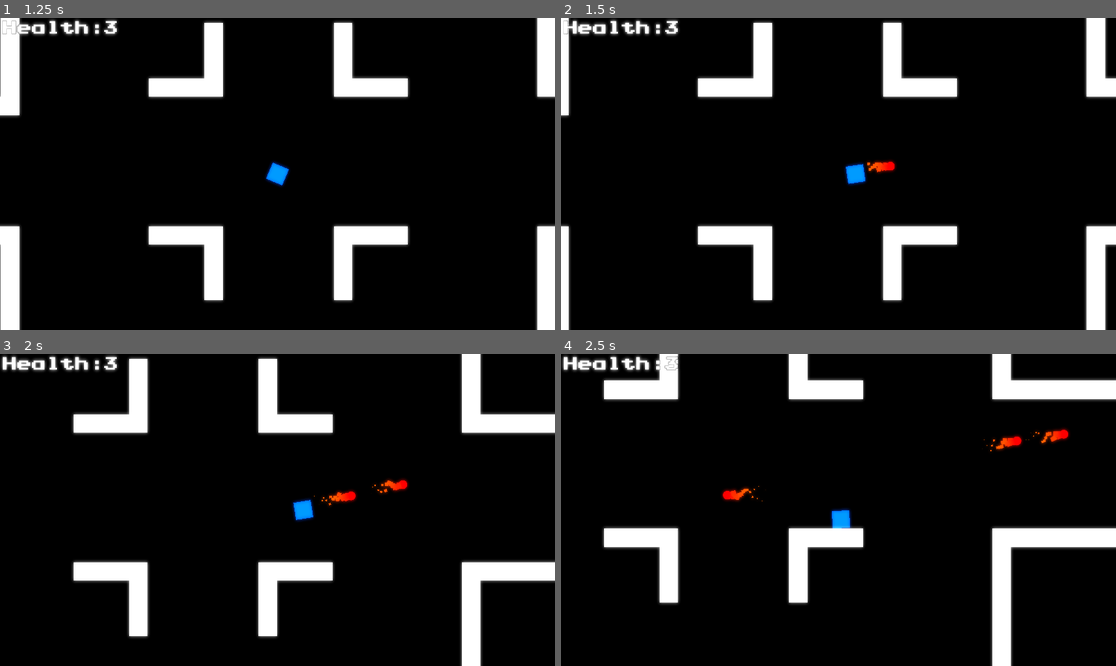
Above: before the commit, frames 1-4 (two rows, left to right).
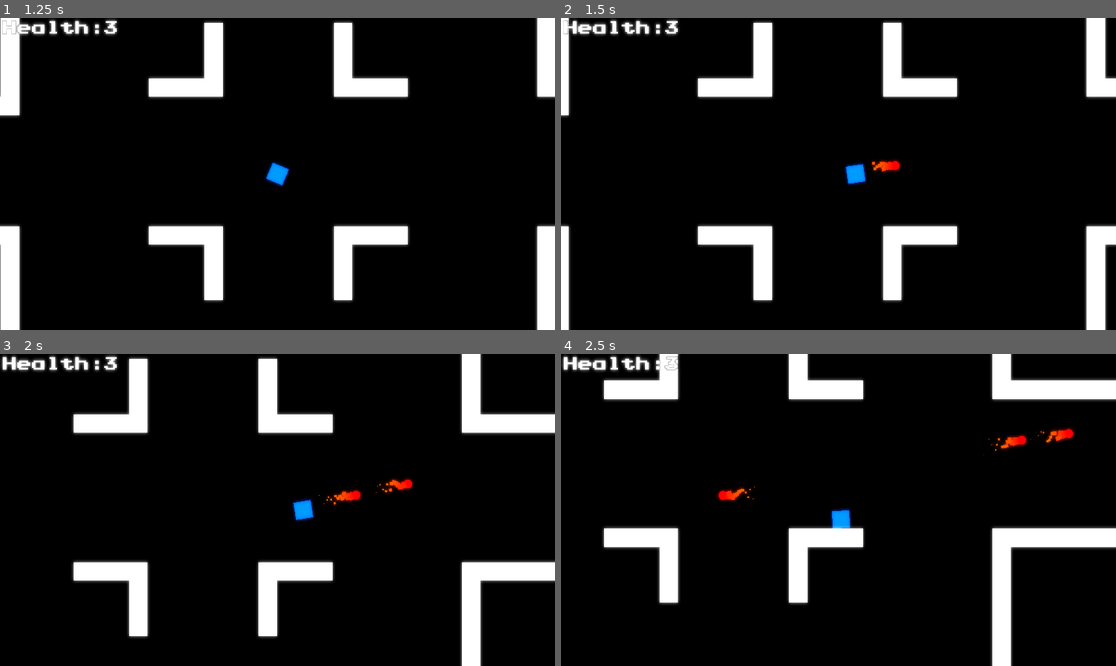
Above: after the commit, the same moments.

Repository: Kirottu/perttishooter
Game: Godot game, scene res://Scenes/MainMenu.tscn
The game is run twice, just before and just after one commit, with the same random seed, the same clock (stepped at 60 frames per second) and the same inputs.
Inputs (mouse positions are in pixels of both pictures, inside the frame that each line leads up to):
- Up to frame 1 (1.25 s): click "Play" at 0.5 s
- Up to frame 2 (1.5 s): tap Enter at 1.25 s; move the mouse to (960, 158) at 1.27 s; hold D (right) from 1.28 s (still down); hold Space (fire) from 1.28 s (still down)
- Up to frame 3 (2 s): keep holding D (right); keep holding Space (fire)
- Up to frame 4 (2.5 s): move the mouse to (727, 525) at 2.02 s; release D (right) at 2.03 s; release Space (fire) at 2.03 s; hold S (down) from 2.03 s (still down); tap Space (fire) at 2.1 s

Frame 1 is identical in both runs. In frame 2, 0.2% of the frame differs, in the area x 54-62%, y 45-50%; in frame 3, 0.4%; in frame 4, 0.6%, in the area x 28-93%, y 23-48%.

Commit message:
Tweaked the game over screen

Diff:
--- a/Scenes/Enemy.tscn
+++ b/Scenes/Enemy.tscn
@@ -17,20 +17,6 @@
 polygons = [ PoolIntArray( 0, 1, 2, 3 ) ]
 
 [sub_resource type="TileSet" id=4]
-0/name = "rectangle.png 0"
-0/texture = ExtResource( 1 )
-0/tex_offset = Vector2( 0, 0 )
-0/modulate = Color( 1, 1, 1, 1 )
-0/region = Rect2( 0, 0, 64, 64 )
-0/tile_mode = 0
-0/occluder_offset = Vector2( 0, 0 )
-0/navigation_offset = Vector2( 0, 0 )
-0/shape_offset = Vector2( 0, 0 )
-0/shape_transform = Transform2D( 1, 0, 0, 1, 0, 0 )
-0/shape_one_way = false
-0/shape_one_way_margin = 0.0
-0/shapes = [  ]
-0/z_index = 0
 1/name = "black_rectangle.png 1"
 1/texture = ExtResource( 3 )
 1/tex_offset = Vector2( 0, 0 )
--- a/Scenes/Pertti.tscn
+++ b/Scenes/Pertti.tscn
@@ -32,7 +32,7 @@
 script = ExtResource( 2 )
 
 [node name="BulletPoint" type="Node2D" parent="."]
-position = Vector2( 30, 0 )
+position = Vector2( 48.9998, 0 )
 
 [node name="CollisionShape2D" type="CollisionShape2D" parent="."]
 rotation = 1.5708
--- a/Scripts/Level.gd
+++ b/Scripts/Level.gd
@@ -74,13 +74,17 @@
 	quit_button.visible = true
 	main_menu_button.visible = true
 	restart_button.visible = true
+	yield(get_tree().create_timer(1.5), "timeout")
+	get_tree().paused = true
 
 
 func _on_MainMenuButton_pressed():
+	get_tree().paused = false
 	get_tree().change_scene("res://Scenes/MainMenu.tscn")
 
 func _on_QuitButton_pressed():
 	get_tree().quit()
 
 func _on_RestartButton_pressed():
+	get_tree().paused = false
 	get_tree().reload_current_scene()
Not shown: 3 places in Scenes/Level.tscn that only renumber resources
